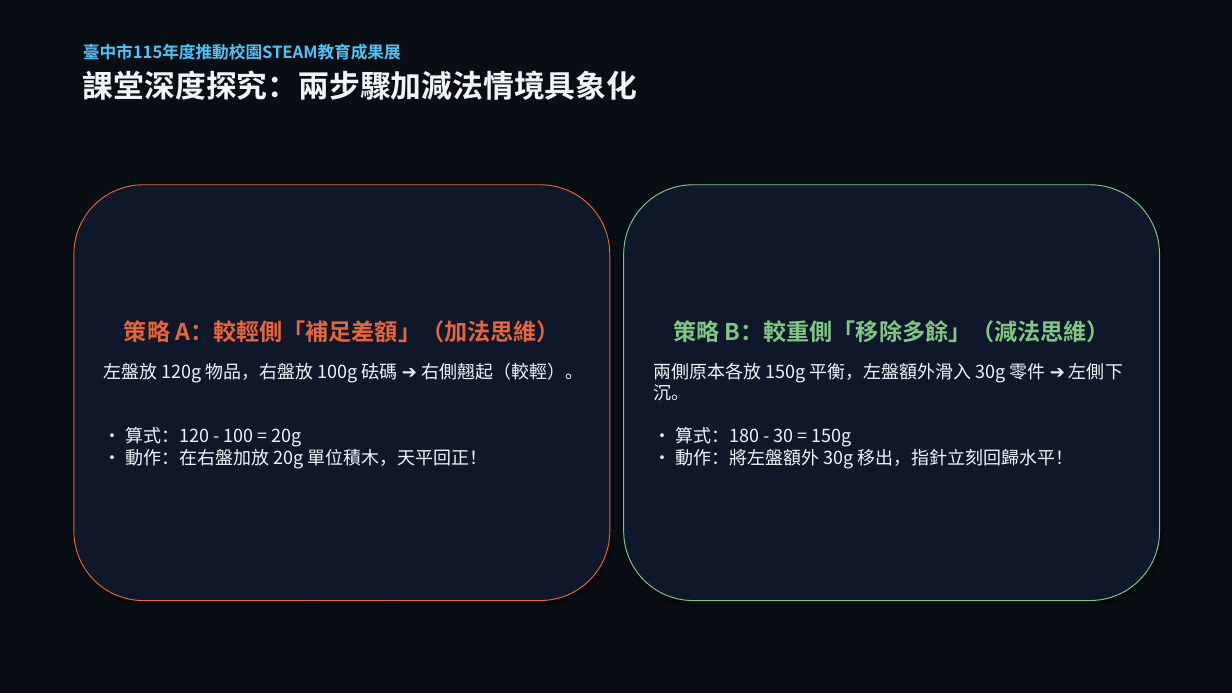
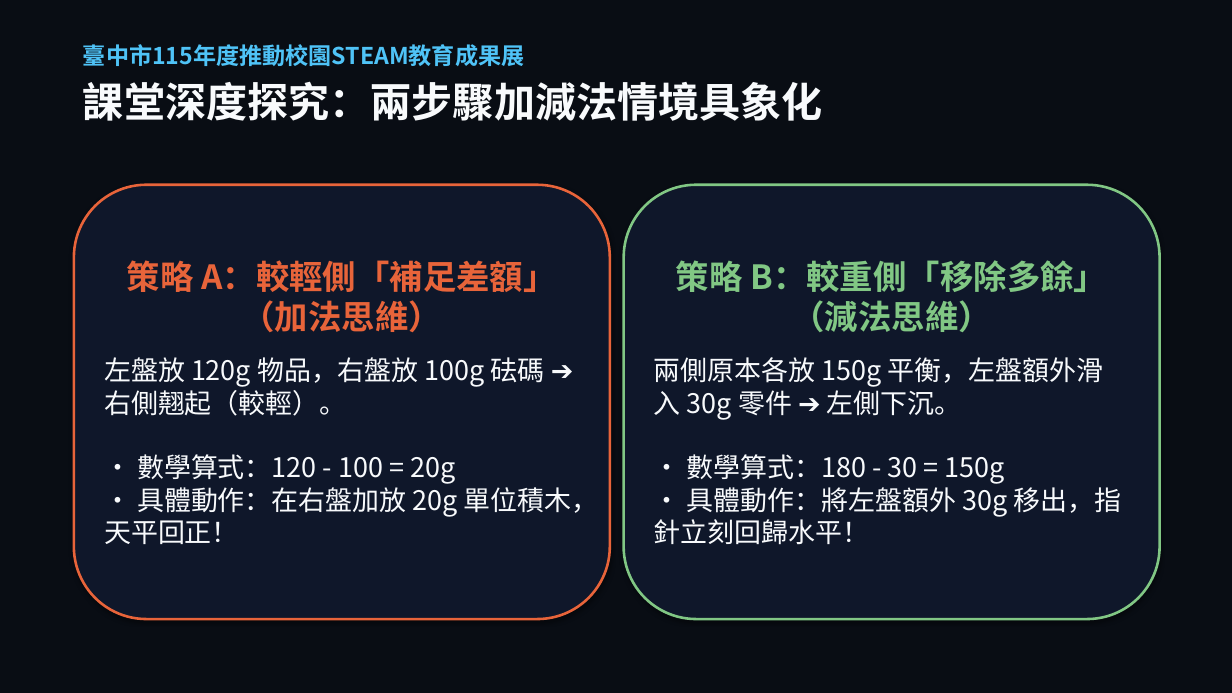
Before and after one commit to asc103138/steam-community-docs, a slide deck: slide 12 of 成果展繳交資料/臺中市梧棲區中正國小_STEAM成果展_5分鐘現場分享會簡報.pptx. Drawn at 1232x693 pixels with LibreOffice and Linux fonts; fonts in the diff are those of the drawing. Boxes give left, top, right and bottom in pixels: in the first picture for what was removed or moved away, otherwise in the second. Text is boxed around its words. In the diff, an @@ line names an element or a change of style, - is before the commit and + after.

Commit message:
feat: 簡報字體放大3倍超大字流呈現，並全面移除學生照片防範肖像權風險

```diff
--- a/成果展繳交資料/臺中市梧棲區中正國小_STEAM成果展_5分鐘現場分享會簡報.pptx
+++ b/成果展繳交資料/臺中市梧棲區中正國小_STEAM成果展_5分鐘現場分享會簡報.pptx
@@ text "臺中市115年度推動校園STEAM教育成果展" at [83, 44, 823, 121]: size 13 to 18 pt in "臺中市115年度推動校園STEAM教育成果展"; size 24 to 32 pt, text colour #F1F5F9 to #F8FAFC in "課堂深度探究：兩步驟加減法情境具象化"; more space between paragraphs @@
@@ rounded rectangle "策略 A：較輕側「補足差額」（加法思維）": place and size @@
-rounded rectangle "策略 A：較輕側「補足差額」（加法思維）" at [74, 185, 610, 601]
+rounded rectangle "策略 A：較輕側「補足差額」（加法思維）" at [74, 185, 610, 619]
@@ rounded rectangle "策略 A：較輕側「補足差額」（加法思維）" at [74, 185, 610, 619]: outline #E8643A 0.75 pt to #E8643A 2 pt @@
@@ rounded rectangle "策略 B：較重側「移除多餘」（減法思維）": place and size @@
-rounded rectangle "策略 B：較重側「移除多餘」（減法思維）" at [624, 185, 1160, 601]
+rounded rectangle "策略 B：較重側「移除多餘」（減法思維）" at [624, 185, 1160, 619]
@@ rounded rectangle "策略 B：較重側「移除多餘」（減法思維）" at [624, 185, 1160, 619]: outline #81C784 0.75 pt to #81C784 2 pt @@
@@ text in rounded rectangle at [127, 260, 557, 332]: size 18 to 26 pt in "策略 A：較輕側「補足差額」（加法思維）" @@
@@ text in rounded rectangle at [676, 260, 1107, 332]: size 18 to 26 pt in "策略 B：較重側「移除多餘」（減法思維）" @@
@@ text in rounded rectangle at [104, 357, 599, 544]: text changed; size 14 to 21 pt; text colour #F1F5F9 to #F8FAFC @@
-左盤放 120g 物品，右盤放 100g 砝碼 ➔ 右側翹起（較輕）。
-• 算式：120 - 100 = 20g
-• 動作：在右盤加放 20g 單位積木，天平回正！
+左盤放 120g 物品，右盤放 100g 砝碼 ➔ 右側翹起（較輕）。
+• 數學算式：120 - 100 = 20g
+• 具體動作：在右盤加放 20g 單位積木，天平回正！
@@ text in rounded rectangle at [654, 357, 1122, 545]: text changed; size 14 to 21 pt; text colour #F1F5F9 to #F8FAFC @@
-兩側原本各放 150g 平衡，左盤額外滑入 30g 零件 ➔ 左側下沉。
-• 算式：180 - 30 = 150g
-• 動作：將左盤額外 30g 移出，指針立刻回歸水平！
+兩側原本各放 150g 平衡，左盤額外滑入 30g 零件 ➔ 左側下沉。
+• 數學算式：180 - 30 = 150g
+• 具體動作：將左盤額外 30g 移出，指針立刻回歸水平！
```
Also in this commit, not shown: 15 other slides changed, 3 other files.
